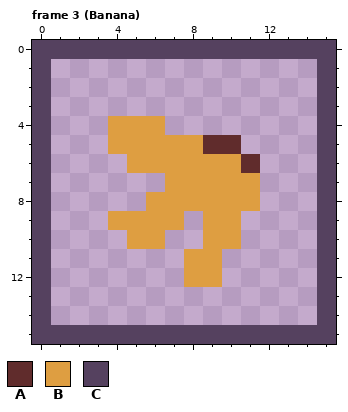
A pixel-art file gets an edit: Snake/Assets/Sprites/Foods/Foods.aseprite. The picture above is the old version.
16x16 pixels, 3 frames. Shown: frame 3 (Banana).
Palette (. is transparent): A #602c2c  B #de9e41  C #55415f
Pixels before, frame 3 (Banana), first column x 0:
 0 CCCCCCCCCCCCCCCC
 1 C..............C
 2 C..............C
 3 C..............C
 4 C...BBB........C
 5 C...BBBBBAA....C
 6 C....BBBBBBA...C
 7 C......BBBBB...C
 8 C.....BBBBBB...C
 9 C...BBBB.BB....C
10 C....BB..BB....C
11 C.......BB.....C
12 C.......BB.....C
13 C..............C
14 C..............C
15 CCCCCCCCCCCCCCCC
The same view after the edit:
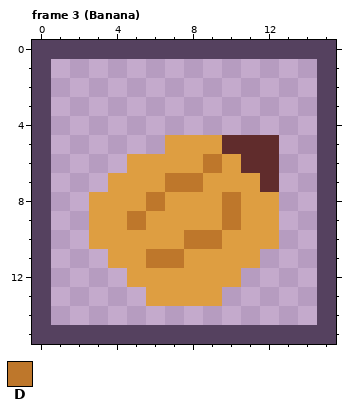
Colours new in this view: D #be772b
The exact change:
Frame 3 (Banana):
y 4: x 4..6 BBB -> ...
y 5: x 4..6 BBB -> ...; x 9 A -> B; x 11..12 .. -> AA
y 6: x 9 B -> D; x 12 . -> A
y 7: x 4..8 ...BB -> BBBDD; x 12 . -> A
y 8: x 3..6 ...B -> BBBD; x 10 B -> D; x 12 . -> B
y 9: x 3 . -> B; x 5 B -> D; x 8 . -> B; x 10..12 B.. -> DBB
y 10: x 3..4 .. -> BB; x 7..9 ..B -> BDD; x 11..12 .. -> BB
y 11: x 4..7 .... -> BBDD; x 10..11 .. -> BB
y 12: x 5..7 ... -> BBB; x 10 . -> B
y 13: x 6..9 .... -> BBBB
Boxes around the changes in both pictures, in picture pixels (x1, y1, x2, y2):
changed: (89, 116, 279, 306)
